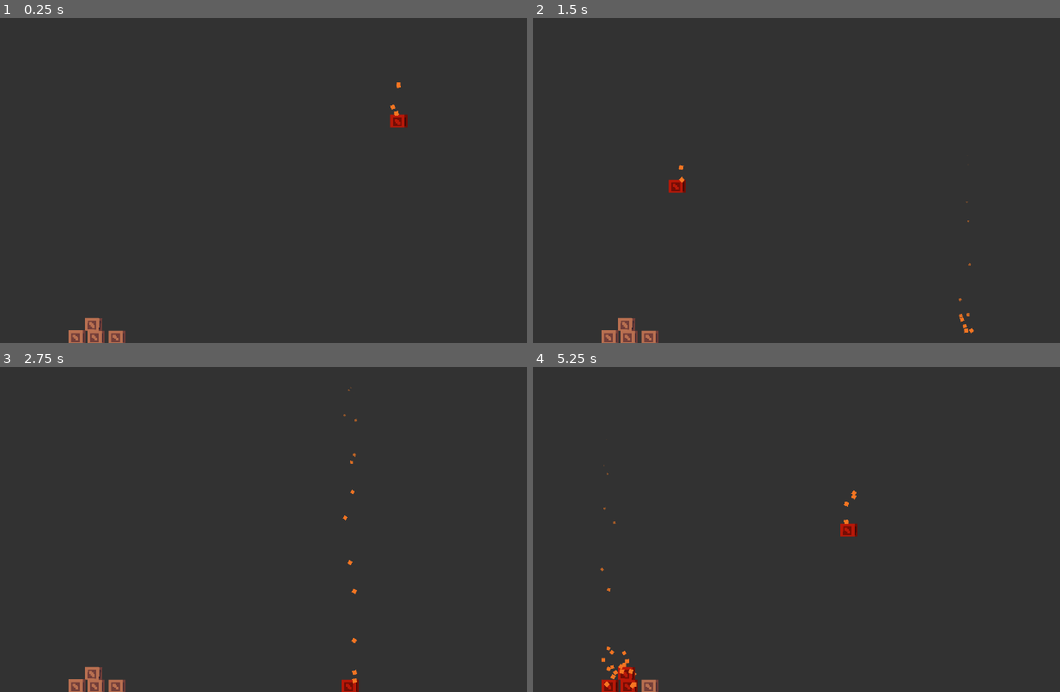
Above: before the commit, frames 1-4 (two rows, left to right).
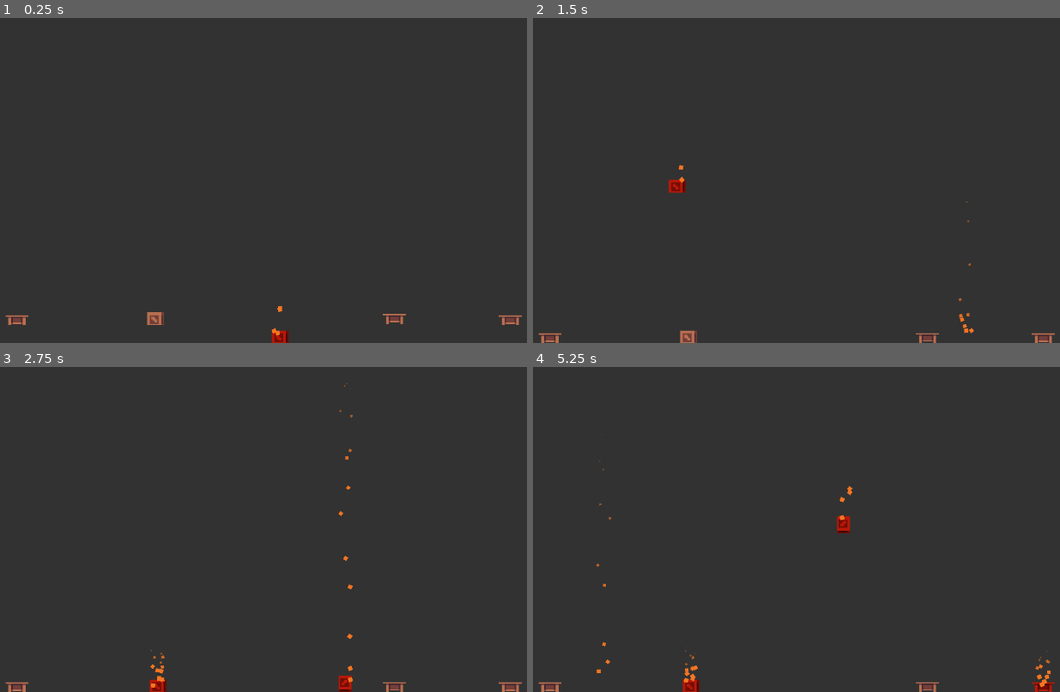
Above: after the commit, the same moments.

Repository: Joao-victor-da-silva/Let_Me_Brew
Game: Godot game, scene res://cenas/teste.tscn
The game is run twice, just before and just after one commit, with the same random seed, the same clock (stepped at 60 frames per second) and the same inputs. This scene is started directly instead of the project's main scene. The engine's default icon, where the game draws it, is replaced by a stand-in: a white triangle on a blue panel in a dark square.
Inputs (mouse positions are in pixels of both pictures, inside the frame that each line leads up to):
- Up to frame 1 (0.25 s): no input
- Up to frame 2 (1.5 s): tap Enter at 0.5 s; move the mouse to (965, 131) at 0.52 s; press the mouse at (965, 131) at 0.53 s; move the mouse to (675, 170) at 1.27 s; release the mouse at (675, 170) at 1.28 s; click (675, 170) at 1.35 s
- Up to frame 3 (2.75 s): move the mouse to (347, 415) at 2.02 s; press the mouse at (347, 415) at 2.03 s; tap 1 at 2.1 s
- Up to frame 4 (5.25 s): move the mouse to (780, 575) at 2.77 s; release the mouse at (780, 575) at 2.78 s; tap 2 at 2.85 s; click (780, 575) at 3.05 s; move the mouse to (1023, 558) at 3.52 s; press the mouse at (1023, 558) at 3.53 s; tap 3 at 3.6 s; move the mouse to (606, 441) at 4.27 s; release the mouse at (606, 441) at 4.28 s; click (606, 441) at 4.35 s; move the mouse to (849, 500) at 5.02 s; press the mouse at (849, 500) at 5.03 s

The runs differ from the first frame. In frame 1, 1.2% of the frame differs, in the area x 0-100%, y 19-100%; in frame 2, 0.9%; in frame 3, 1.3%; in frame 4, 1.5%, in the area x 0-100%, y 28-100%.

Commit message:
Spawn mobília funcionando

Diff:
--- a/cenas/teste.tscn
+++ b/cenas/teste.tscn
@@ -1,8 +1,9 @@
-[gd_scene load_steps=5 format=3 uid="uid://cd8s4ud7e8hkb"]
+[gd_scene load_steps=6 format=3 uid="uid://cd8s4ud7e8hkb"]
 
 [ext_resource type="Texture2D" uid="uid://dccv3kqbh6y3l" path="res://icon.svg" id="1_lbg61"]
 [ext_resource type="PackedScene" uid="uid://bmj8e80jykku2" path="res://prefabs/caixa.tscn" id="2_un3lp"]
 [ext_resource type="Script" uid="uid://b5pxre0ug5ppj" path="res://scripts/cenario/pegar.gd" id="3_un3lp"]
+[ext_resource type="PackedScene" uid="uid://dafsy7q7qk1pc" path="res://prefabs/spawn_mobilia.tscn" id="4_k1tiw"]
 
 [sub_resource type="RectangleShape2D" id="RectangleShape2D_k1tiw"]
 size = Vector2(480, 20)
@@ -26,17 +27,7 @@
 script = ExtResource("3_un3lp")
 
 [node name="Caixa" parent="." instance=ExtResource("2_un3lp")]
-position = Vector2(322, 93)
+position = Vector2(239, 250)
 id_magia = 1
 
-[node name="Caixa2" parent="." instance=ExtResource("2_un3lp")]
-position = Vector2(110, 261)
-
-[node name="Caixa6" parent="." instance=ExtResource("2_un3lp")]
-position = Vector2(125, 260)
-
-[node name="Caixa10" parent="." instance=ExtResource("2_un3lp")]
-position = Vector2(108, 253)
-
-[node name="Caixa11" parent="." instance=ExtResource("2_un3lp")]
-position = Vector2(97, 262)
+[node name="SpawnMobilia" parent="." instance=ExtResource("4_k1tiw")]
--- /dev/null
+++ b/prefabs/cadeira.tscn
@@ -0,0 +1,58 @@
+[gd_scene load_steps=8 format=3 uid="uid://doc1ty6fb8st0"]
+
+[ext_resource type="PackedScene" uid="uid://bmj8e80jykku2" path="res://prefabs/caixa.tscn" id="1_l2b8a"]
+
+[sub_resource type="Gradient" id="Gradient_gglfy"]
+offsets = PackedFloat32Array(0, 0.418006, 1)
+colors = PackedColorArray(0.968627, 0.462745, 0.133333, 1, 0.968433, 0.463407, 0.133357, 0.977492, 0.96, 0.49216, 0.1344, 0)
+
+[sub_resource type="GradientTexture1D" id="GradientTexture1D_bvmp6"]
+gradient = SubResource("Gradient_gglfy")
+
+[sub_resource type="Curve" id="Curve_d6qk3"]
+_data = [Vector2(0, 1), 0.0, 0.0, 0, 0, Vector2(1, 0), -1.68896, 0.0, 0, 0]
+point_count = 2
+
+[sub_resource type="CurveTexture" id="CurveTexture_bvmp6"]
+curve = SubResource("Curve_d6qk3")
+
+[sub_resource type="ParticleProcessMaterial" id="ParticleProcessMaterial_l2b8a"]
+resource_local_to_scene = true
+particle_flag_rotate_y = true
+particle_flag_disable_z = true
+particle_flag_damping_as_friction = true
+emission_shape_scale = Vector3(2, 2, 2)
+emission_shape = 3
+emission_box_extents = Vector3(2, 2, 2)
+angle_min = 1.07288e-05
+angle_max = 359.0
+direction = Vector3(0, -1, 0)
+spread = 5.0
+initial_velocity_min = 30.0
+initial_velocity_max = 40.0
+angular_velocity_min = 100.0
+angular_velocity_max = 200.0
+gravity = Vector3(0, 0, 0)
+scale_min = 1.5
+scale_max = 1.5
+scale_curve = SubResource("CurveTexture_bvmp6")
+color_ramp = SubResource("GradientTexture1D_bvmp6")
+
+[sub_resource type="RectangleShape2D" id="RectangleShape2D_l2b8a"]
+size = Vector2(11, 14)
+
+[node name="Caixa" instance=ExtResource("1_l2b8a")]
+
+[node name="Sprite2D" parent="." index="0"]
+frame = 7
+
+[node name="CollisionShape2D" parent="." index="1"]
+visible = false
+position = Vector2(0, 1)
+
+[node name="chama" parent="fogo" index="1"]
+process_material = SubResource("ParticleProcessMaterial_l2b8a")
+
+[node name="CollisionShape2D2" type="CollisionShape2D" parent="." index="3"]
+position = Vector2(0.5, 1)
+shape = SubResource("RectangleShape2D_l2b8a")
--- a/prefabs/caixa.tscn
+++ b/prefabs/caixa.tscn
@@ -76,7 +76,7 @@
 position = Vector2(0, 3)
 shape = SubResource("CircleShape2D_bt0g1")
 
-[node name="fogo" type="GPUParticles2D" parent="fogo"]
+[node name="chama" type="GPUParticles2D" parent="fogo"]
 texture_filter = 1
 position = Vector2(0, 3)
 amount = 15
--- /dev/null
+++ b/prefabs/mesa.tscn
@@ -0,0 +1,57 @@
+[gd_scene load_steps=8 format=3 uid="uid://b5t25ru5eu5y1"]
+
+[ext_resource type="PackedScene" uid="uid://bmj8e80jykku2" path="res://prefabs/caixa.tscn" id="1_36sse"]
+
+[sub_resource type="Gradient" id="Gradient_gglfy"]
+offsets = PackedFloat32Array(0, 0.418006, 1)
+colors = PackedColorArray(0.968627, 0.462745, 0.133333, 1, 0.968433, 0.463407, 0.133357, 0.977492, 0.96, 0.49216, 0.1344, 0)
+
+[sub_resource type="GradientTexture1D" id="GradientTexture1D_bvmp6"]
+gradient = SubResource("Gradient_gglfy")
+
+[sub_resource type="Curve" id="Curve_d6qk3"]
+_data = [Vector2(0, 1), 0.0, 0.0, 0, 0, Vector2(1, 0), -1.68896, 0.0, 0, 0]
+point_count = 2
+
+[sub_resource type="CurveTexture" id="CurveTexture_bvmp6"]
+curve = SubResource("Curve_d6qk3")
+
+[sub_resource type="ParticleProcessMaterial" id="ParticleProcessMaterial_c6obc"]
+resource_local_to_scene = true
+particle_flag_rotate_y = true
+particle_flag_disable_z = true
+particle_flag_damping_as_friction = true
+emission_shape_scale = Vector3(2, 2, 2)
+emission_shape = 3
+emission_box_extents = Vector3(2, 2, 2)
+angle_min = 1.07288e-05
+angle_max = 359.0
+direction = Vector3(0, -1, 0)
+spread = 5.0
+initial_velocity_min = 30.0
+initial_velocity_max = 40.0
+angular_velocity_min = 100.0
+angular_velocity_max = 200.0
+gravity = Vector3(0, 0, 0)
+scale_min = 1.5
+scale_max = 1.5
+scale_curve = SubResource("CurveTexture_bvmp6")
+color_ramp = SubResource("GradientTexture1D_bvmp6")
+
+[sub_resource type="RectangleShape2D" id="RectangleShape2D_36sse"]
+size = Vector2(16, 7)
+
+[node name="mesa" instance=ExtResource("1_36sse")]
+
+[node name="Sprite2D" parent="." index="0"]
+frame = 11
+
+[node name="CollisionShape2D" parent="." index="1"]
+visible = false
+
+[node name="chama" parent="fogo" index="1"]
+process_material = SubResource("ParticleProcessMaterial_c6obc")
+
+[node name="CollisionShape2D2" type="CollisionShape2D" parent="." index="3"]
+position = Vector2(0, 4.5)
+shape = SubResource("RectangleShape2D_36sse")
--- /dev/null
+++ b/prefabs/placa.tscn
@@ -0,0 +1,57 @@
+[gd_scene load_steps=8 format=3 uid="uid://n8664q6lama6"]
+
+[ext_resource type="PackedScene" uid="uid://bmj8e80jykku2" path="res://prefabs/caixa.tscn" id="1_62y0l"]
+
+[sub_resource type="Gradient" id="Gradient_gglfy"]
+offsets = PackedFloat32Array(0, 0.418006, 1)
+colors = PackedColorArray(0.968627, 0.462745, 0.133333, 1, 0.968433, 0.463407, 0.133357, 0.977492, 0.96, 0.49216, 0.1344, 0)
+
+[sub_resource type="GradientTexture1D" id="GradientTexture1D_bvmp6"]
+gradient = SubResource("Gradient_gglfy")
+
+[sub_resource type="Curve" id="Curve_d6qk3"]
+_data = [Vector2(0, 1), 0.0, 0.0, 0, 0, Vector2(1, 0), -1.68896, 0.0, 0, 0]
+point_count = 2
+
+[sub_resource type="CurveTexture" id="CurveTexture_bvmp6"]
+curve = SubResource("Curve_d6qk3")
+
+[sub_resource type="ParticleProcessMaterial" id="ParticleProcessMaterial_swdcl"]
+resource_local_to_scene = true
+particle_flag_rotate_y = true
+particle_flag_disable_z = true
+particle_flag_damping_as_friction = true
+emission_shape_scale = Vector3(2, 2, 2)
+emission_shape = 3
+emission_box_extents = Vector3(2, 2, 2)
+angle_min = 1.07288e-05
+angle_max = 359.0
+direction = Vector3(0, -1, 0)
+spread = 5.0
+initial_velocity_min = 30.0
+initial_velocity_max = 40.0
+angular_velocity_min = 100.0
+angular_velocity_max = 200.0
+gravity = Vector3(0, 0, 0)
+scale_min = 1.5
+scale_max = 1.5
+scale_curve = SubResource("CurveTexture_bvmp6")
+color_ramp = SubResource("GradientTexture1D_bvmp6")
+
+[sub_resource type="RectangleShape2D" id="RectangleShape2D_62y0l"]
+size = Vector2(14, 8)
+
+[node name="placa" instance=ExtResource("1_62y0l")]
+
+[node name="Sprite2D" parent="." index="0"]
+frame = 12
+
+[node name="CollisionShape2D" parent="." index="1"]
+visible = false
+
+[node name="chama" parent="fogo" index="1"]
+process_material = SubResource("ParticleProcessMaterial_swdcl")
+
+[node name="CollisionShape2D2" type="CollisionShape2D" parent="." index="3"]
+position = Vector2(0, 4)
+shape = SubResource("RectangleShape2D_62y0l")
--- /dev/null
+++ b/prefabs/spawn_mobilia.tscn
@@ -0,0 +1,18 @@
+[gd_scene load_steps=2 format=3 uid="uid://dafsy7q7qk1pc"]
+
+[ext_resource type="Script" uid="uid://dqdtht3jvouki" path="res://scripts/cenario/spawn_mobilia.gd" id="1_w3ihu"]
+
+[node name="SpawnMobilia" type="Node2D"]
+script = ExtResource("1_w3ihu")
+
+[node name="spawn_mobilia01" type="Node2D" parent="."]
+position = Vector2(55, 234)
+
+[node name="spawn_mobilia02" type="Node2D" parent="."]
+position = Vector2(152, 234)
+
+[node name="spawn_mobilia03" type="Node2D" parent="."]
+position = Vector2(319, 233)
+
+[node name="spawn_mobilia04" type="Node2D" parent="."]
+position = Vector2(400, 234)
--- a/scripts/cenario/mobilia.gd
+++ b/scripts/cenario/mobilia.gd
@@ -1,41 +1,60 @@
 extends RigidBody2D
+
 @export var id_magia = 0
+@onready var sprite = $Sprite2D
+@onready var area_fogo = $fogo/areaMagia
+@onready var chama = $fogo
+@onready var chamas_particulas = $fogo/chama
 
-#apredendo loop
 func _ready() -> void:
-	var efeito = false
 	controle_magia(id_magia)
 	pass
 
 func _process(delta: float) -> void:
-	$fogo/fogo.global_rotation = 0
+	chamas_particulas.global_rotation = 0
 	pass
 
 func controle_magia(id_magia):
 	match id_magia:
 		0:
-			print("normal")
-			$Sprite2D.modulate = Color8(255,255,255,255)
-			$fogo.visible = false
-			set_collision_mask_value(8, false)
+			normal()
 		1:
-			print("fogo")
-			$Sprite2D.modulate = Color8(255,56,25,255)
-			$fogo/areaMagia.visible = true
-			$fogo.visible = true
-			set_collision_mask_value(8, true)
+			fogo()
 		2:
-			print("gelo")
-			$Sprite2D.modulate = Color8(137,255,255,255)
-			$fogo.visible = false
-			set_collision_mask_value(8, true)
+			gelo()
 		3:
-			print("telecinese")
-			$Sprite2D.modulate = Color8(232,0,248,255)
-			$fogo.visible = false
-			set_collision_mask_value(8, true)
+			telecinese()
 	pass
 
+func normal():
+	sprite.modulate = Color8(255,255,255,255)
+	chama.visible = false
+	set_collision_mask_value(8, false)
+	pass
+
+func fogo():
+	sprite.modulate = Color8(255,56,25,255)
+	area_fogo.visible = true
+	chama.visible = true
+	set_collision_mask_value(8, true)
+	#await Utils.timer(5.0)
+	#sprite.visible = false
+	#chamas_particulas.emitting = false
+	#await Utils.timer(0.5)
+	#queue_free()
+	pass
+
+func gelo():
+	sprite.modulate = Color8(137,255,255,255)
+	chama.visible = false
+	set_collision_mask_value(8, true)
+	pass
+
+func telecinese():
+	sprite.modulate = Color8(232,0,248,255)
+	chama.visible = false
+	set_collision_mask_value(8, true)
+	pass
 
 func _on_fogo_body_entered(body: Node2D) -> void:
 	if id_magia == 1:
--- /dev/null
+++ b/scripts/cenario/spawn_mobilia.gd
@@ -0,0 +1,29 @@
+extends Node2D
+
+@export var lista_mobilia: Array[RigidBody2D]
+@onready var ponto_spawn: Array[Node2D] = [$spawn_mobilia01, $spawn_mobilia02,$spawn_mobilia03, $spawn_mobilia04]
+@onready var caixa = "res://prefabs/caixa.tscn"
+@onready var cadeira = "res://prefabs/cadeira.tscn"
+@onready var mesa = "res://prefabs/mesa.tscn"
+@onready var placa = "res://prefabs/placa.tscn"
+@onready var caminhos: Array[String] = [caixa,cadeira,mesa,placa]
+
+func _process(delta: float) -> void:
+	if lista_mobilia.size() < 4:
+		spawn()
+	#for y in lista_mobilia.size() - 1:
+	#	if is_instance_valid(lista_mobilia[y]) == false:
+	#		lista_mobilia.remove_at(y)
+	pass
+
+func spawn():
+	for i in 4:
+		print(i)
+		var sorteado = randi_range(0,3)
+		var prefab = load(caminhos[sorteado])
+		var mobilia_instaciada = prefab.instantiate()
+		add_child(mobilia_instaciada)
+		lista_mobilia.append(mobilia_instaciada)
+		lista_mobilia[i].global_position = ponto_spawn[i].global_position
+		lista_mobilia[i].controle_magia(0)
+	pass
Not shown, added: scripts/cenario/spawn_mobilia.gd.uid
Not shown, added: prefabs/spawn_mobilia.tscn4266493639.tmp
